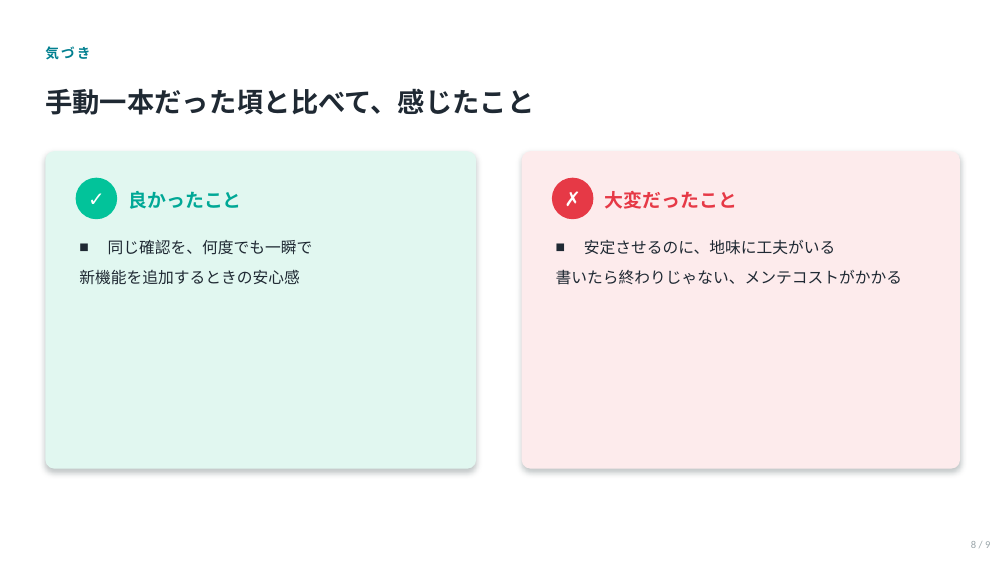
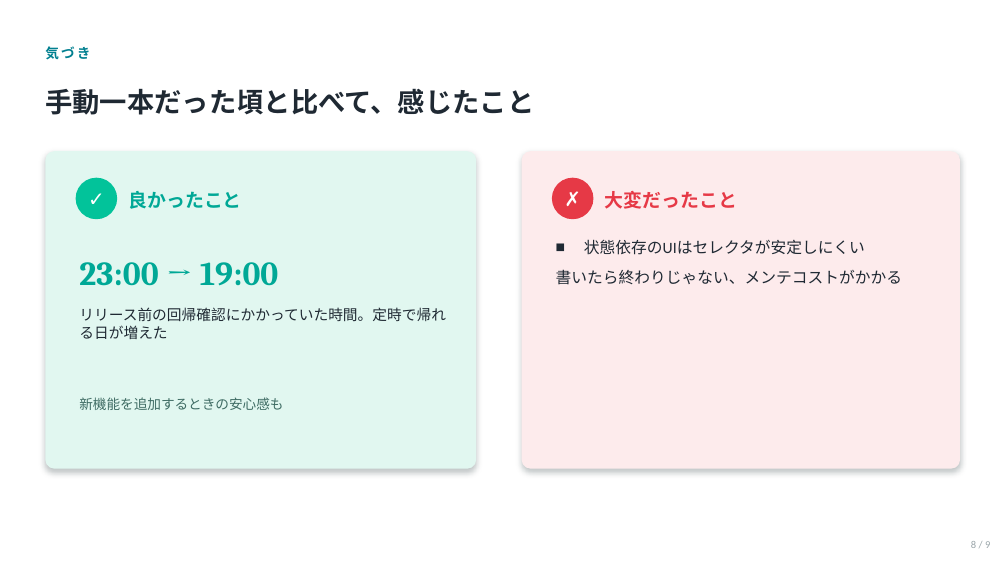
Before and after one commit to chiki-chiki/life, a slide deck: slide 8 of materials/初心者向けLT-E2Eテスト自動化/slides.pptx. Drawn at 1008x567 pixels with LibreOffice and Linux fonts; fonts in the diff are those of the drawing. Boxes give left, top, right and bottom in pixels: in the first picture for what was removed or moved away, otherwise in the second. Text is boxed around its words. In the diff, an @@ line names an element or a change of style, - is before the commit and + after.

```diff
--- a/materials/初心者向けLT-E2Eテスト自動化/slides.pptx
+++ b/materials/初心者向けLT-E2Eテスト自動化/slides.pptx
@@ text at [584,239,865,255]: text changed @@
-■ 安定させるのに、地味に工夫がいる
+■ 状態依存のUIはセレクタが安定しにくい
@@ text added at [79,262,279,286], 32 pt, text #00A896, bold @@
+23:00 → 19:00
@@ text added at [79,307,446,339], 14 pt, text #1F2933 @@
+リリース前の回帰確認にかかっていた時間。定時で帰れる日が増えた
@@ text "新機能を追加するときの安心感も" at [79,397,283,410]: vertical alignment top to middle @@
@@ text at [79,397,283,410]: text changed; size 15 to 13 pt; text colour #1F2933 to #3E6B63 @@
-■ 同じ確認を、何度でも一瞬で
-新機能を追加するときの安心感
+新機能を追加するときの安心感も
```
Also in this commit, not shown: 2 other slides changed.
